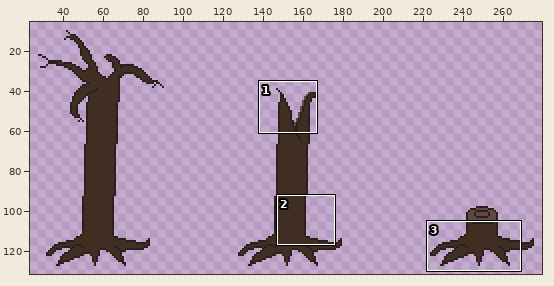
Pixel-art file, stored at Sprites/Map/Tree Sheet.aseprite. Above, an overview of the earlier version with the close-up marked.
Close-up. First the earlier version:
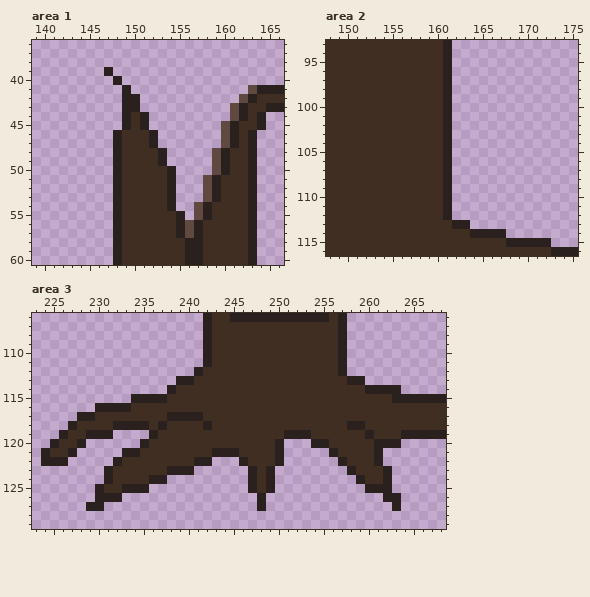
640x640 pixels, 1 frame. Shown: area 1: x 139..166, y 36..60; area 2: x 148..175, y 93..116; area 3: x 223..268, y 106..129. The old version is drawn lined up with the new one. The wide view leaves out empty margins.
After the commit:
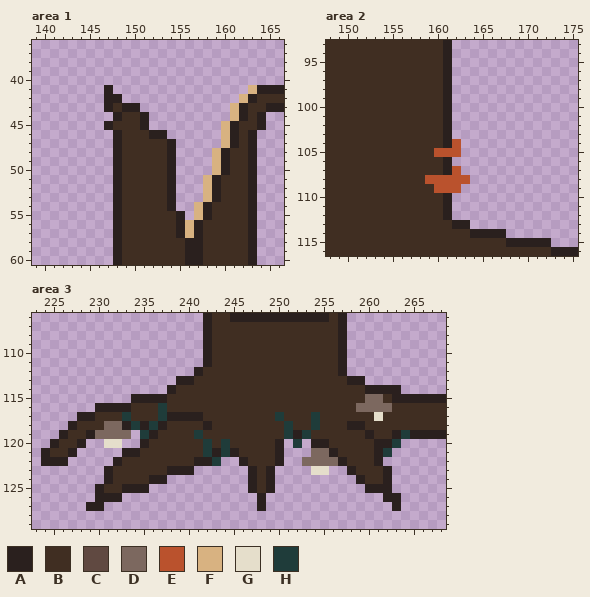
Palette (. is transparent): A #2a201e  B #402e22  C #604941  D #7c685f  E #ba522d  F #d8b281  G #e5decb  H #1f3c3a
Difference:
drawings rearranged on the sheet (the old picture shows each at its new place)
--- area 1
@@ x 139..166 @@
 38 ............................
-39 ........A...................
-40 .........A..................
-41 ..........A.............CAAA
-42 ..........AA...........CABBB
-43 ..........AA..........CABBAA
-44 ..........ABA.........CABA..
-45 ..........ABA........CABBA..
-46 .........ABBBA.......CABA...
-47 .........ABBBA.......CABA...
-48 .........ABBBBA.....CABBA...
-49 .........ABBBBA.....CABBA...
-50 .........ABBBBBA....CABBA...
-51 .........ABBBBBA...CABBBA...
-52 .........ABBBBBA...CABBBA...
-53 .........ABBBBBA...CABBBA...
-54 .........ABBBBBA..CABBBBA...
-55 .........ABBBBBBA.CABBBBA...
-56 .........ABBBBBBACABBBBBA...
-57 .........ABBBBBBACABBBBBA...
+39 ............................
+40 ............................
+41 ........A...............FAAA
+42 ........AA.............FABBB
+43 ........ABAA..........FABBAA
+44 .........ABBA.........FABA..
+45 ........ABBBA........FABBA..
+46 .........ABBBAA......FABA...
+47 .........ABBBBBA.....FABA...
+48 .........ABBBBBA....FABBA...
+49 .........ABBBBBA....FABBA...
+50 .........ABBBBBA....FABBA...
+51 .........ABBBBBA...FABBBA...
+52 .........ABBBBBA...FABBBA...
+53 .........ABBBBBA...FABBBA...
+54 .........ABBBBBA..FABBBBA...
+55 .........ABBBBBBA.FABBBBA...
+56 .........ABBBBBBAFABBBBBA...
+57 .........ABBBBBBAFABBBBBA...
 58 .........ABBBBBBBAABBBBBA...
--- area 2
@@ x 157..165 @@
 103 BBBBA....
-104 BBBBA....
-105 BBBBA....
+104 BBBBAE...
+105 BBBEEE...
 106 BBBBA....
-107 BBBBA....
-108 BBBBA....
-109 BBBBA....
+107 BBBBAE...
+108 BBEEEEE..
+109 BBBEEE...
 110 BBBBA....
--- area 3
@@ x 223..268 @@
 114 ...............ABBBBBBBBBBBBBBBBBBBBBAAAA.....
-115 ...........AAAABBBBBBBBBBBBBBBBBBBBBBBBBAAAAAA
-116 .......AAAABBBBBBBBBBBBBBBBBBBBBBBBBBBBBBBBBBB
-117 .....AABBBBBBBBAAAABBBBBBBBBBBBBBBBBBBBBBBBBBB
-118 ....ABBBBAAAABABBBBABBBBBBBBBBBBBBBAABBBBBBBBB
-119 ...ABBAAA....ABBBBBBBBBBBBBBAAABBBBBBABBBAAAAA
-120 ..ABBA......ABBBBBBBBBBBBBBA...AABBBBBAAA.....
-121 .ABBA.....AABBBBBBBBAAABBBBA.....ABBBBA.......
-122 .AAA.....ABBBBBBBBAA...ABBBA......ABBBA.......
-123 ........ABBBBBBAAA......ABA........ABBBA......
+115 ...........AAAABBBBBBBBBBBBBBBBBBBBBBDDBAAAAAA
+116 .......AAAABBBHBBBBBBBBBBBBBBBBBBBBBDDDDBBBBBB
+117 .....AABBBHBBBHAAAABBBBBBBBHBBBHBBBBBBGBBBBBBB
+118 ....ABBBDDAHAHABBBBABBBBBBBBHBBHBBBAABBBBBBBBB
+119 ...ABBADDDD.HABBBBHBBBBBBBBBHAHBBBBBBABBAHAAAA
+120 ..ABBA..GG..ABBBBBBHBHBBBBBA.H.AABBBBBAAH.....
+121 .ABBA.....AABBBBBBBHAHABBBBA...DDABBBBAH......
+122 .AAA.....ABBBBBBBBAAH..ABBBA..DDDDABBBA.......
+123 ........ABBBBBBAAA......ABA....GG..ABBBA......
 124 ........ABBBBAA.........ABA.........ABBA......
Boxes around the changes in both close-ups, in picture pixels (x1, y1, x2, y2):
changed: (104, 67, 257, 238)
changed: (425, 139, 470, 193)
changed: (356, 394, 410, 457)
changed: (95, 403, 167, 448)
changed: (275, 412, 338, 475)
changed: (194, 430, 230, 466)
